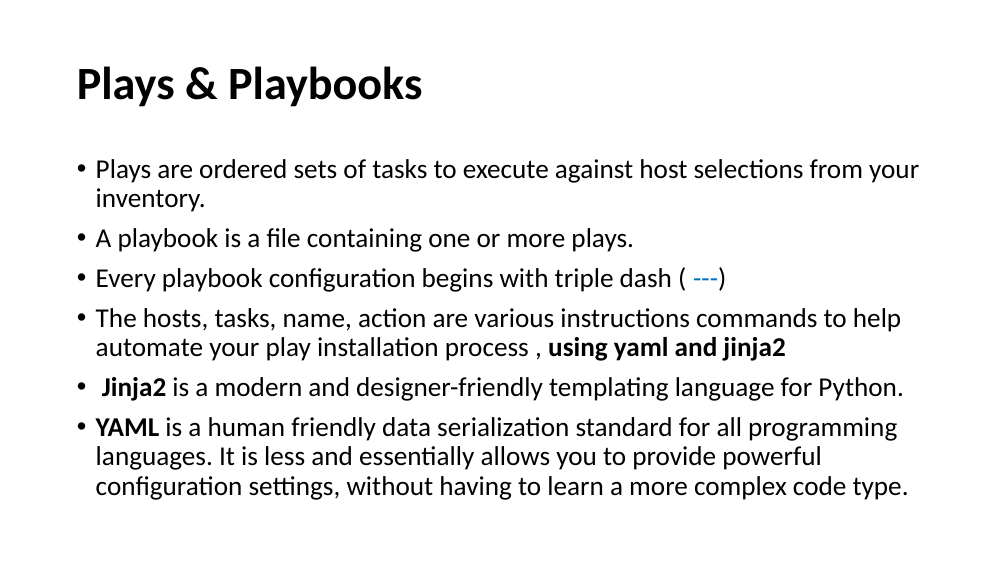
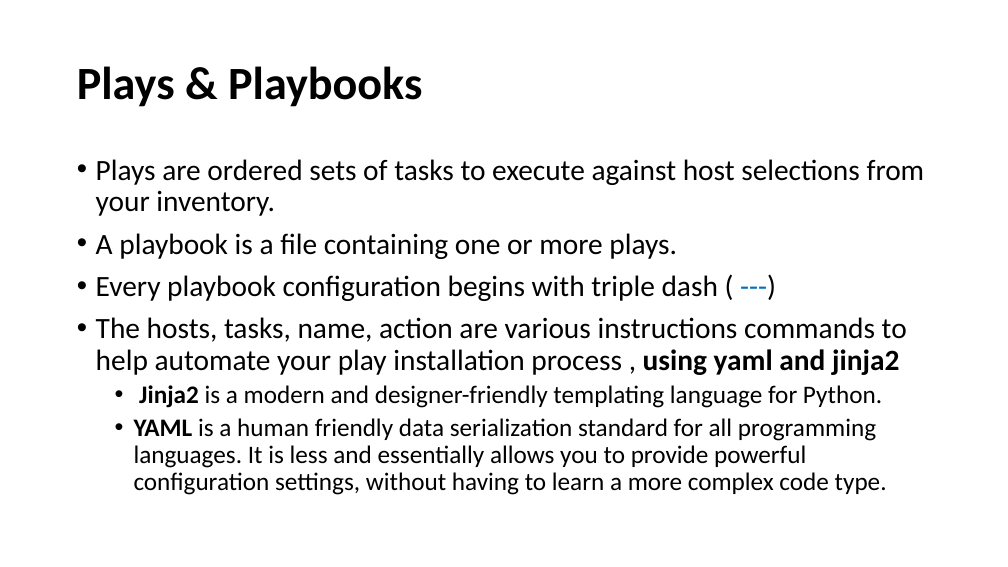
Before and after one commit to afnog/sse, a slide deck: slide 18 of ansible/Ansible_Presentation2019.pptx. Drawn at 1008x567 pixels with LibreOffice and Linux fonts; fonts in the diff are those of the drawing. Boxes give left, top, right and bottom in pixels: in the first picture for what was removed or moved away, otherwise in the second. Text is boxed around its words. In the diff, an @@ line names an element or a change of style, - is before the commit and + after.

```diff
--- a/ansible/Ansible_Presentation2019.pptx
+++ b/ansible/Ansible_Presentation2019.pptx
@@ text "Plays are ordered sets of ..." at <box>96,159,925,495</box>: size 25.9 to 28 pt in "Plays are ordered sets of tasks to ...", "A playbook is a file containing one ...", "Every playbook configuration begins with triple dash ...", "The hosts, tasks, name, action are various ..."; size 25.9 to 24 pt in "Jinja2 is a modern and designer-friendly templating ...", "YAML is a human friendly data serialization ..."; list level 1 to 2 in "Jinja2 is a modern and ..."; list level 1 to 2 in "YAML is a human friendly ..." @@
```
Also in this commit, not shown: 3 other slides changed, 1 other file.
